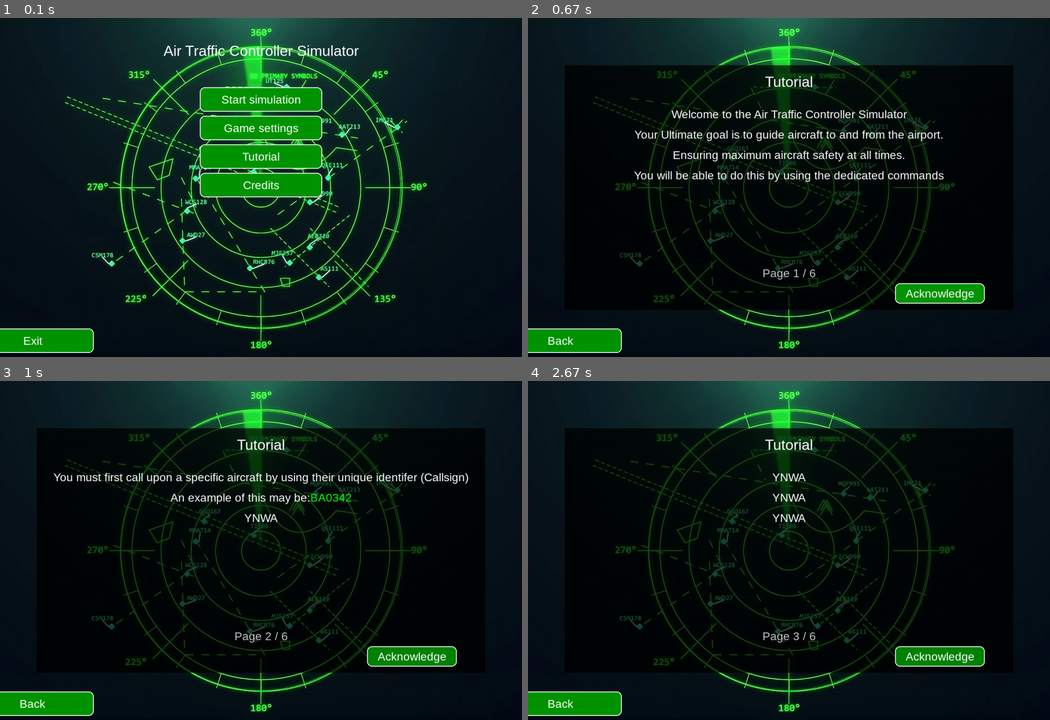
Above: before the commit, frames 1-4 (two rows, left to right).
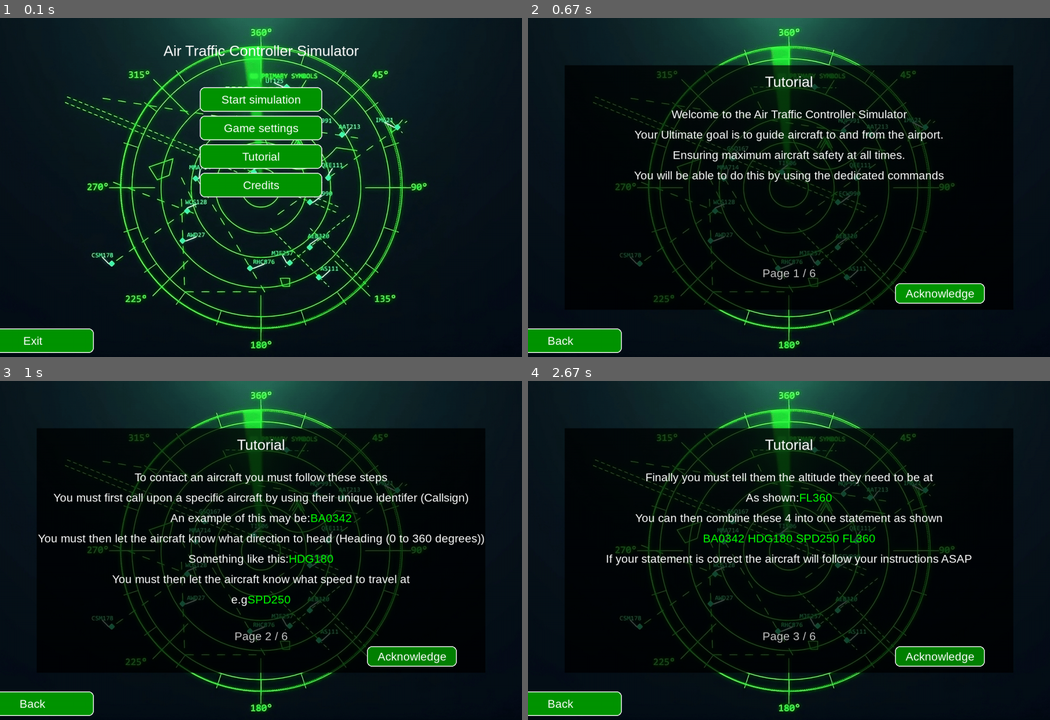
Above: after the commit, the same moments.

Repository: Delank52/Year13Programming
Game: pygame game, started from Programming Project/Main.py
Same seed, same stepped clock (60 frames per second), same inputs: the game is played once before the commit and once after it.
Inputs (mouse positions are in pixels of both pictures, inside the frame that each line leads up to):
- Up to frame 1 (0.1 s): no input
- Up to frame 2 (0.67 s): click "Tutorial" at 0.38 s
- Up to frame 3 (1 s): click "Acknowledge" at 0.88 s
- Up to frame 4 (2.67 s): click (627, 499) at 1.22 s; click "Acknowledge" at 2.55 s

Frames 1-2 are identical in both runs. In frame 3, 4.6% of the frame differs, in the area x 7-93%, y 27-67%; in frame 4, 2.6%.

Commit message:
Tutorial screen update

Diff:
--- a/Programming Project/Main.py
+++ b/Programming Project/Main.py
@@ -200,8 +200,8 @@
     GREEN = (0,255,0)
     pages = [
         ["Welcome to the Air Traffic Controller Simulator", "Your Ultimate goal is to guide aircraft to and from the airport.", "Ensuring maximum aircraft safety at all times.","You will be able to do this by using the dedicated commands"],
-        ["You must first call upon a specific aircraft by using their unique identifer (Callsign)", [("An example of this may be:" ,WHITE),("BA0342" ,GREEN)], "YNWA"],
-        ["YNWA", "YNWA", "YNWA"],
+        ["To contact an aircraft you must follow these steps","You must first call upon a specific aircraft by using their unique identifer (Callsign)", [("An example of this may be:" ,WHITE),("BA0342" ,GREEN)],"You must then let the aircraft know what direction to head (Heading (0 to 360 degrees))", [("Something like this:" ,WHITE),("HDG180" ,GREEN)],"You must then let the aircraft know what speed to travel at", [("e.g" ,WHITE),("SPD250" ,GREEN)]],
+        ["Finally you must tell them the altitude they need to be at", [("As shown:" ,WHITE),("FL360" ,GREEN)], "You can then combine these 4 into one statement as shown", ("BA0342 HDG180 SPD250 FL360",GREEN),"If your statement is correct the aircraft will follow your instructions ASAP"],
         ["YNWA", "YNWA", "YNWA"],
         ["YNWA", "YNWA", "YNWA"],
         ["YNWA", "YNWA", "YNWA"],
